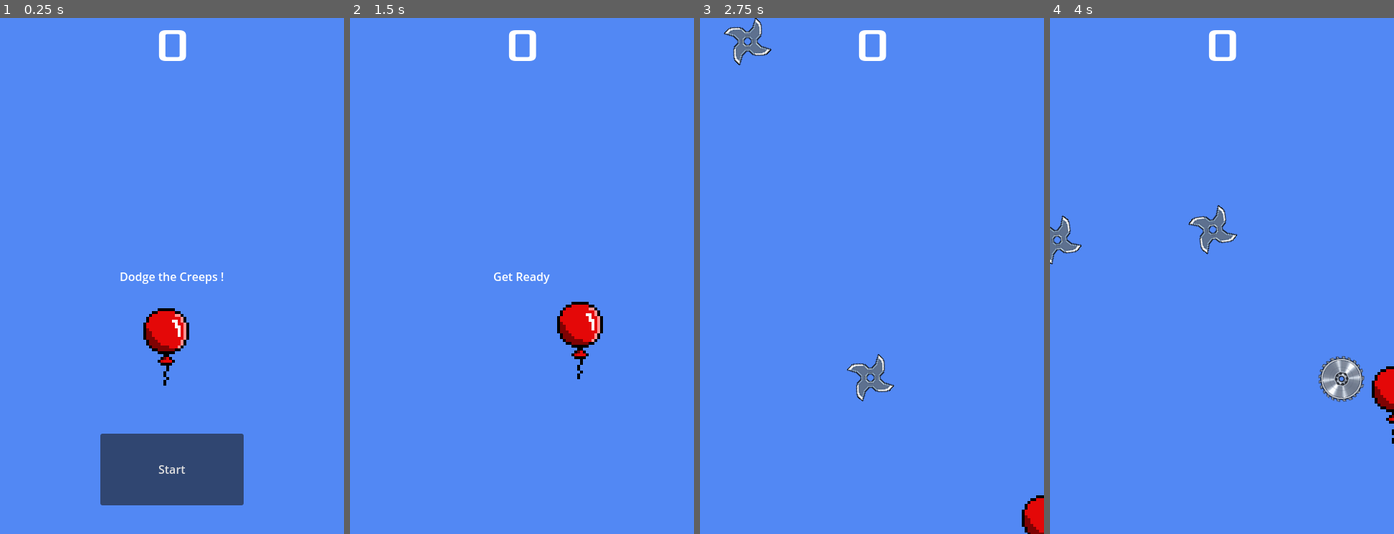
Above: before the commit, frames 1-4 (left to right).
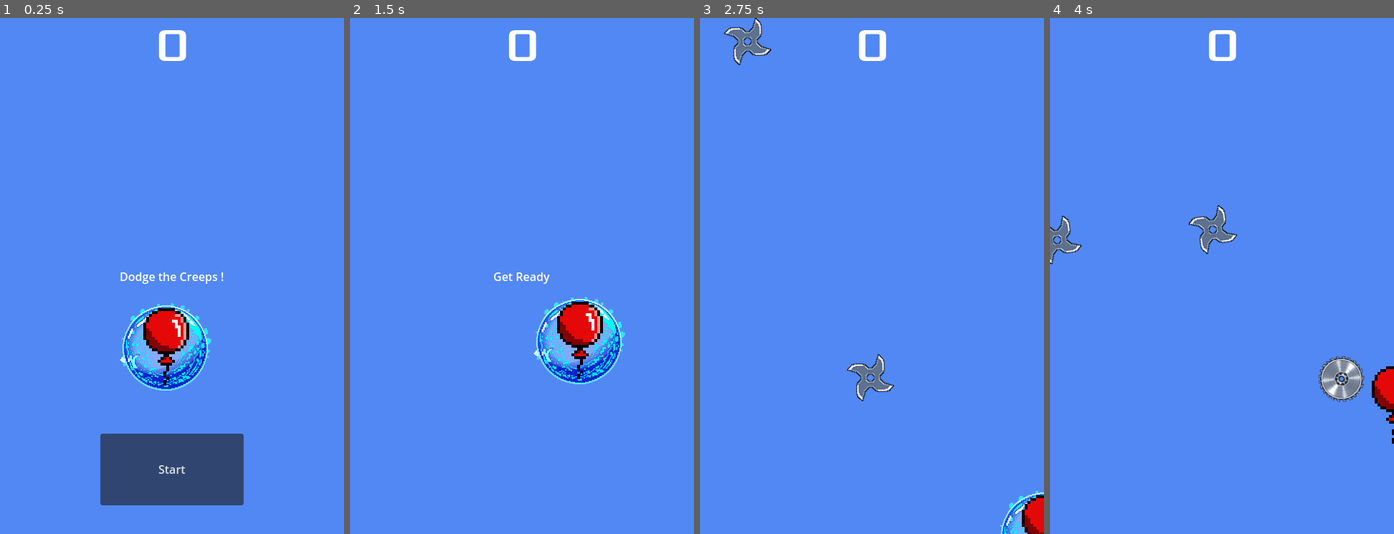
Above: after the commit, the same moments.

Repository: Turik556/First2D
Game: Godot game, scene res://Scenes/main.tscn
Same seed, same stepped clock (60 frames per second), same inputs: the game is played once before the commit and once after it.
Inputs:
- Up to frame 1 (0.25 s): no input
- Up to frame 2 (1.5 s): click "Start" at 0.5 s; tap Enter at 1.25 s; hold D (move_right) from 1.28 s (still down)
- Up to frame 3 (2.75 s): release D (move_right) at 2.03 s; hold S (move_down) from 2.03 s (still down)
- Up to frame 4 (4 s): release S (move_down) at 2.78 s; hold D (move_right) 2.78-3.53 s; hold W (move_up) from 3.53 s (still down)

The runs differ from the first frame. In frame 1, 2.1% of the frame differs, in the area x 34-62%, y 55-73%; in frame 2, 2.1%; in frame 3, 0.4%; in frame 4, nothing differs.

Commit message:
set collision layers for mob, player and shield

Diff:
--- a/Scenes/Enemys/mob.tscn
+++ b/Scenes/Enemys/mob.tscn
@@ -48,6 +48,7 @@
 
 [node name="Mob" type="RigidBody2D"]
 rotation = 6.28319
+collision_layer = 3
 collision_mask = 0
 gravity_scale = 0.0
 script = ExtResource("1_ccvon")
--- a/Scenes/Player.tscn
+++ b/Scenes/Player.tscn
@@ -65,8 +65,7 @@
 [node name="ItemQueue" parent="." instance=ExtResource("3_m8pip")]
 
 [node name="Shield" parent="." instance=ExtResource("4_gn1bt")]
-z_index = -1
-position = Vector2(3, -18)
+show_behind_parent = true
 
 [connection signal="body_entered" from="." to="." method="_on_body_entered"]
 [connection signal="finished" from="CPUParticles2D" to="." method="_on_cpu_particles_2d_finished"]
--- a/Scenes/Shield_component.tscn
+++ b/Scenes/Shield_component.tscn
@@ -1,11 +1,14 @@
-[gd_scene load_steps=3 format=3 uid="uid://drpyjqxlti35j"]
+[gd_scene load_steps=4 format=3 uid="uid://drpyjqxlti35j"]
 
+[ext_resource type="Script" path="res://Scenes/shield_component.gd" id="1_g7qfg"]
 [ext_resource type="Texture2D" uid="uid://q4xu3ehw3ldi" path="res://art/2636235.png" id="1_vetir"]
 
 [sub_resource type="CircleShape2D" id="CircleShape2D_3nx4x"]
 radius = 64.0
 
-[node name="Shield" type="Node2D"]
+[node name="Shield" type="Area2D"]
+collision_mask = 2
+script = ExtResource("1_g7qfg")
 
 [node name="Sprite2D" type="Sprite2D" parent="."]
 scale = Vector2(0.5, 0.5)
@@ -13,3 +16,6 @@
 
 [node name="CollisionShape2D" type="CollisionShape2D" parent="."]
 shape = SubResource("CircleShape2D_3nx4x")
+
+[connection signal="area_entered" from="." to="." method="_on_body_entered"]
+[connection signal="body_entered" from="." to="." method="_on_body_entered"]
--- /dev/null
+++ b/Scenes/shield_component.gd
@@ -0,0 +1,18 @@
+extends Area2D
+
+
+# Called when the node enters the scene tree for the first time.
+func _ready() -> void:
+	pass # Replace with function body.
+
+
+# Called every frame. 'delta' is the elapsed time since the previous frame.
+func _process(delta: float) -> void:
+	pass
+
+
+func _on_body_entered(body: Node) -> void:
+	print(body.name)
+	queue_free()
+
+	pass # Replace with function body.
